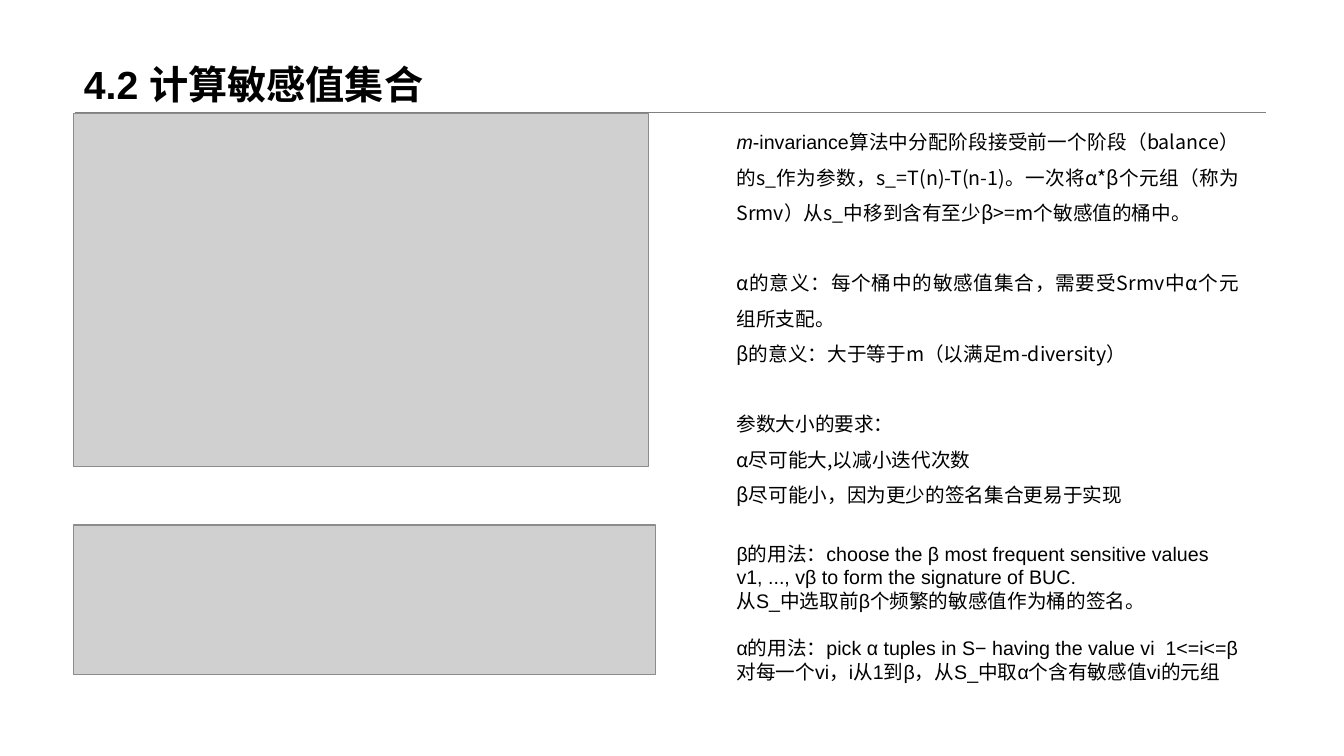
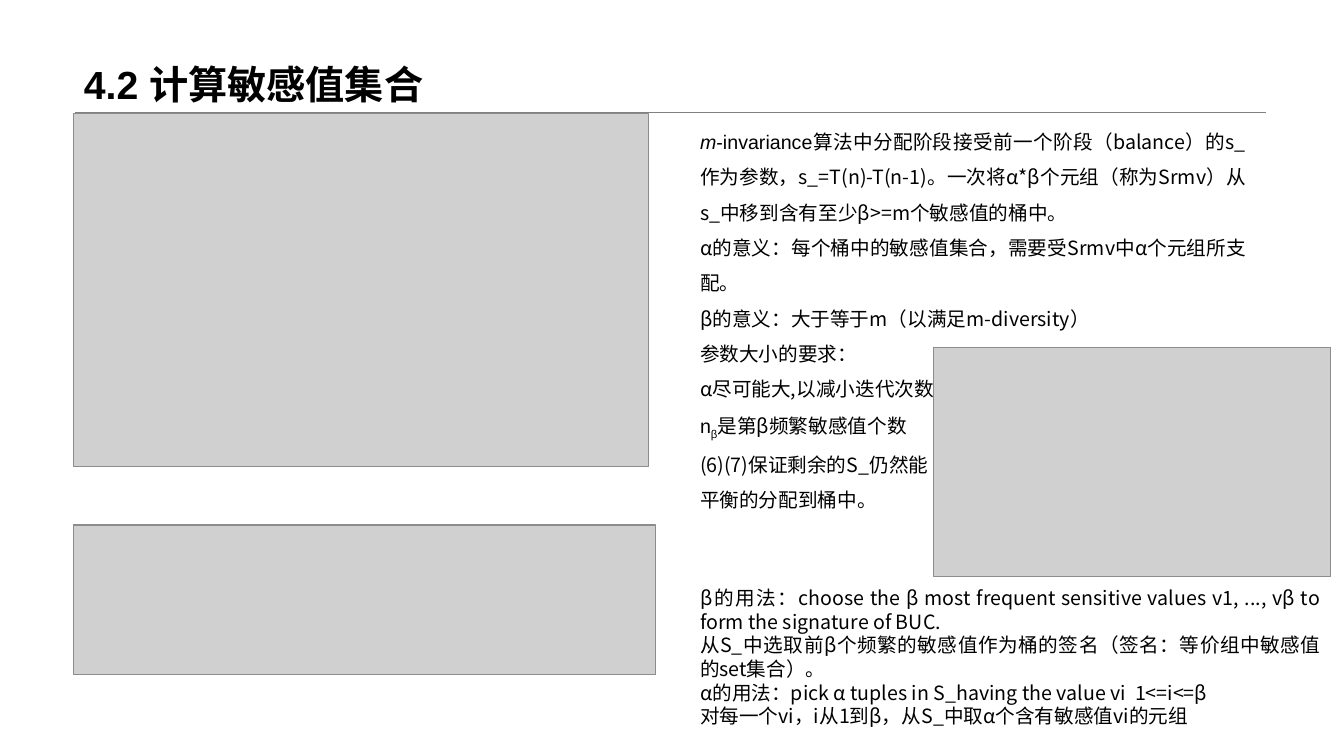
Before and after one commit to realRuiGuo/Miscellaneous, a slide deck: slide 25 of 研究生毕业设计/体系报告撰写/Cross-Bucket Generalization for Information and Privacy preservation.pptx. Drawn at 1344x756 pixels with LibreOffice and Linux fonts; fonts in the diff are those of the drawing; grey boxes stand for pictures. Boxes give left, top, right and bottom in pixels: in the first picture for what was removed or moved away, otherwise in the second. Text is boxed around its words. In the diff, an @@ line names an element or a change of style, - is before the commit and + after.

```diff
--- a/研究生毕业设计/体系报告撰写/Cross-Bucket Generalization for Information and Privacy preservation.pptx
+++ b/研究生毕业设计/体系报告撰写/Cross-Bucket Generalization for Information and Privacy preservation.pptx
@@ text "m-invariance算法中分配阶段接受前一个阶段（balance）的s_作为参数，s_=T(n)-T(n-1)。一次 ...": place and size @@
-text "m-invariance算法中分配阶段接受前一个阶段（balance）的s_作为参数，s_=T(n)-T(n-1)。一次 ..." at (737, 134, 1239, 683)
+text "m-invariance算法中分配阶段接受前一个阶段（balance）的s_作为参数，s_=T(n)-T(n-1)。一次 ..." at (700, 134, 1246, 509)
@@ picture added at (934, 347, 1331, 577) @@
@@ text at (700, 455, 928, 509): text changed; font Arial to Noto Sans CJK SC @@
-β尽可能小，因为更少的签名集合更易于实现
-β的用法：choose the β most frequent sensitive values v1, ..., vβ to form the signature of BUC.
-从S_中选取前β个频繁的敏感值作为桶的签名。
-α的用法：pick α tuples in S− having the value vi 1<=i<=β
-对每一个vi，i从1到β，从S_中取α个含有敏感值vi的元组
+nβ是第β频繁敏感值个数
+(6)(7)保证剩余的S_仍然能
+平衡的分配到桶中。
@@ text added at (700, 588, 1320, 727), 14 pt, text #000000 @@
+β的用法：choose the β most frequent sensitive values v1, ..., vβ to form the signature of BUC.
+从S_中选取前β个频繁的敏感值作为桶的签名（签名：等价组中敏感值的set集合）。
+α的用法：pick α tuples in S_having the value vi 1<=i<=β
+对每一个vi，i从1到β，从S_中取α个含有敏感值vi的元组
```
Also in this commit, not shown: 4 other slides changed, 3 other files.
